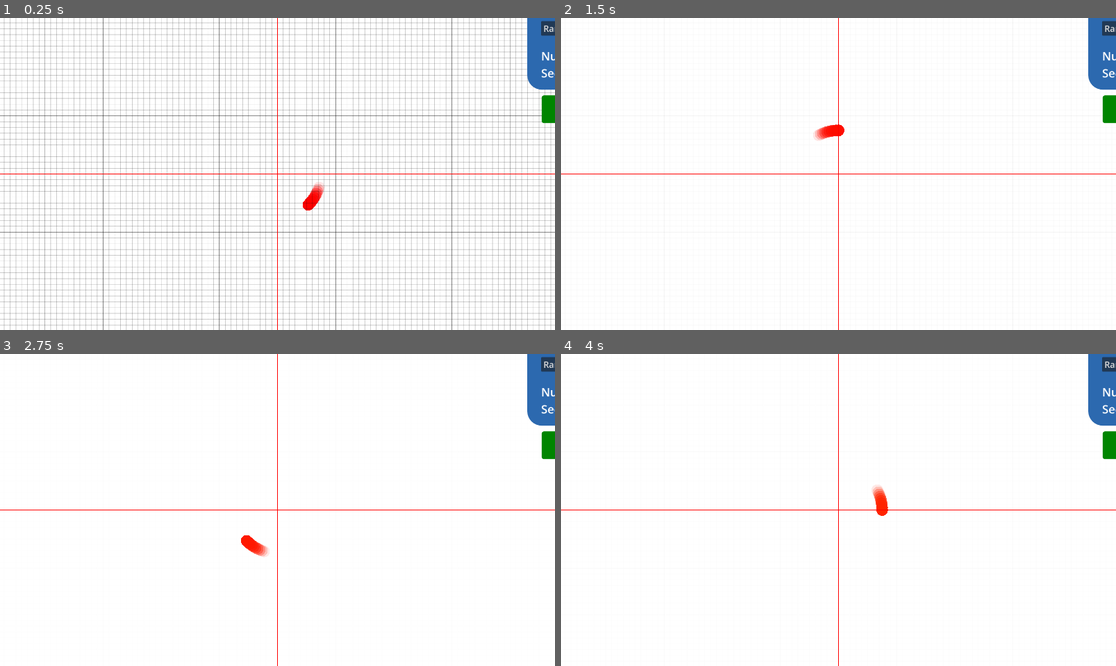
Above: before the commit, frames 1-4 (two rows, left to right).
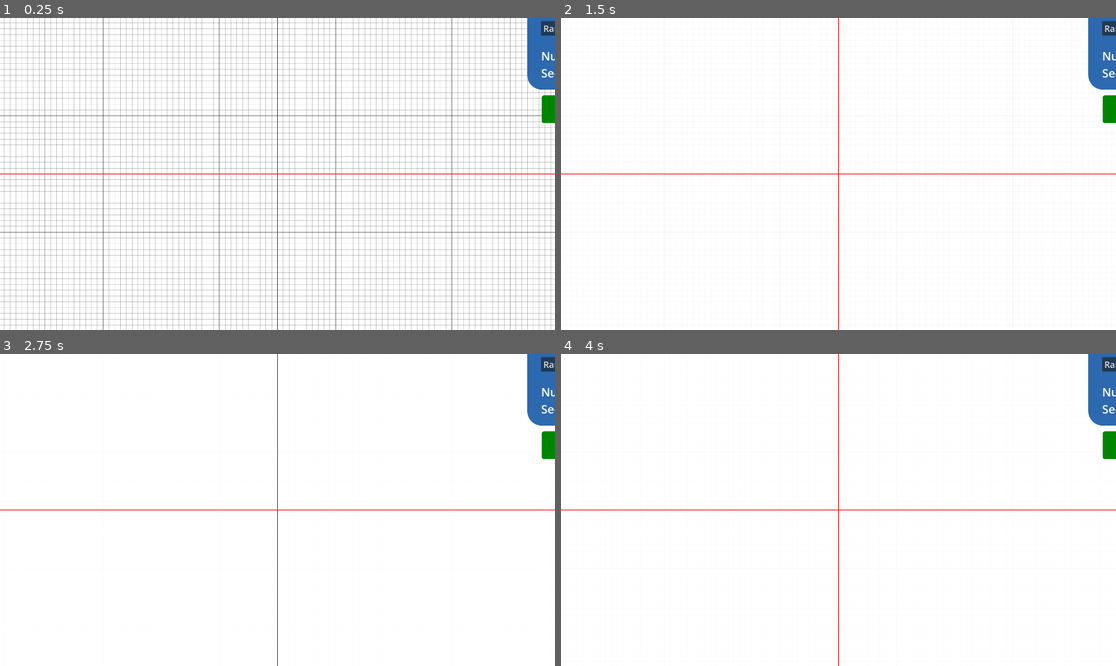
Above: after the commit, the same moments.

Repository: DawoodBhatti/procedural-landscapes
Game: Godot game, scene res://scenes/main.tscn
The game is run twice, just before and just after one commit, with the same random seed, the same clock (stepped at 60 frames per second) and the same inputs.
Inputs (mouse positions are in pixels of both pictures, inside the frame that each line leads up to):
- Up to frame 1 (0.25 s): no input
- Up to frame 2 (1.5 s): move the mouse to (960, 158) at 0.52 s; hold G (toggle_grid) 0.53-1.25 s; click (960, 158) at 0.67 s; drag from (727, 189) to (810, 236) at 1.27 s
- Up to frame 3 (2.75 s): move the mouse to (333, 441) at 2.02 s; hold G (toggle_grid) from 2.03 s (still down); click (333, 441) at 2.17 s
- Up to frame 4 (4 s): release G (toggle_grid) at 2.75 s; drag from (810, 572) to (672, 463) at 2.77 s; move the mouse to (1005, 556) at 3.52 s; hold G (toggle_grid) from 3.53 s (still down); click (1005, 556) at 3.67 s

The runs differ from the first frame. In frame 1, 0.2% of the frame differs, in the area x 54-59%, y 52-62%; in frame 2, 0.2%; in frame 3, 0.2%, in the area x 43-49%, y 58-66%; in frame 4, 0.2%.

Commit message:
architecure setup for generation requests

Diff:
--- a/2d-procedural-gen-pipeline/loading_wheel.gd
+++ b/2d-procedural-gen-pipeline/loading_wheel.gd
@@ -15,7 +15,6 @@
 func _ready():
 
 	position = get_viewport().size/2
-	start()
 
 
 func _process(delta):
--- a/2d-procedural-gen-pipeline/scenes/ShaderLoadingWheel.tscn
+++ b/2d-procedural-gen-pipeline/scenes/ShaderLoadingWheel.tscn
@@ -1,7 +1,7 @@
 [gd_scene load_steps=3 format=3 uid="uid://bvj0enkcxysjb"]
 
 [ext_resource type="Material" uid="uid://c21iaa48s4wnw" path="res://assets/shader_loading_wheel.tres" id="1_ein24"]
-[ext_resource type="Script" uid="uid://dplcca3eynfvu" path="res://scenes/shader_loading_wheel.gd" id="2_h33qx"]
+[ext_resource type="Script" uid="uid://dplcca3eynfvu" path="res://scripts/shader_loading_wheel.gd" id="2_h33qx"]
 
 [node name="ShaderLoadingWheel" type="ColorRect"]
 material = ExtResource("1_ein24")
--- /dev/null
+++ b/2d-procedural-gen-pipeline/scenes/gen_engine.tscn
@@ -0,0 +1,8 @@
+[gd_scene load_steps=2 format=3 uid="uid://b08ab5noniofc"]
+
+[ext_resource type="Script" uid="uid://dig7dwoa5h5yq" path="res://scripts/generation_engine.gd" id="1_16y7q"]
+
+[node name="GenEngine" type="Node"]
+script = ExtResource("1_16y7q")
+
+[node name="Distributions" type="Node" parent="."]
--- a/2d-procedural-gen-pipeline/scenes/generation_manager.gd
+++ /dev/null
@@ -1,5 +0,0 @@
-extends Node2D
-
-
-#GenerationManager will handle the procedural generation requests
-#it will interface between requests (from UI or system) and the calculations
--- a/2d-procedural-gen-pipeline/scenes/generation_manager.tscn
+++ b/2d-procedural-gen-pipeline/scenes/generation_manager.tscn
@@ -1,8 +1,13 @@
-[gd_scene load_steps=2 format=3 uid="uid://dd43syqtrpiep"]
+[gd_scene load_steps=4 format=3 uid="uid://dd43syqtrpiep"]
 
-[ext_resource type="Script" uid="uid://db6au17rexybr" path="res://scenes/generation_manager.gd" id="1_wn3rg"]
+[ext_resource type="Script" uid="uid://db6au17rexybr" path="res://scripts/generation_manager.gd" id="1_wn3rg"]
+[ext_resource type="PackedScene" uid="uid://b08ab5noniofc" path="res://scenes/gen_engine.tscn" id="2_ee6kr"]
+[ext_resource type="Script" uid="uid://cn33byaoh7gpt" path="res://scripts/request_resolver.gd" id="2_tfbtn"]
 
-[node name="GenerationManager" type="Node2D"]
+[node name="GenManager" type="Node"]
 script = ExtResource("1_wn3rg")
 
-[node name="Node" type="Node" parent="."]
+[node name="RequestResolver" type="Node" parent="."]
+script = ExtResource("2_tfbtn")
+
+[node name="GenEngine" parent="." instance=ExtResource("2_ee6kr")]
--- a/2d-procedural-gen-pipeline/scenes/main.tscn
+++ b/2d-procedural-gen-pipeline/scenes/main.tscn
@@ -1,10 +1,11 @@
-[gd_scene load_steps=6 format=3 uid="uid://cvtaho8gjmhbu"]
+[gd_scene load_steps=7 format=3 uid="uid://cvtaho8gjmhbu"]
 
 [ext_resource type="Script" uid="uid://6bm48auaklyx" path="res://scripts/camera_2d.gd" id="1_jyhfs"]
 [ext_resource type="PackedScene" uid="uid://bh844f1px8w0k" path="res://scenes/background.tscn" id="2_tbgi4"]
 [ext_resource type="PackedScene" uid="uid://ddt3y2gcsslnd" path="res://scenes/visual editor.tscn" id="4_o6xl0"]
 [ext_resource type="PackedScene" uid="uid://g4stigp2mou2" path="res://scenes/visual_effects_manager.tscn" id="4_tefeu"]
 [ext_resource type="PackedScene" uid="uid://dd43syqtrpiep" path="res://scenes/generation_manager.tscn" id="5_o6xl0"]
+[ext_resource type="PackedScene" uid="uid://67dwmi7bxog4" path="res://scenes/signal_manager.tscn" id="6_tefeu"]
 
 [node name="main" type="Node2D"]
 
@@ -18,4 +19,7 @@
 
 [node name="VisualEffectsManager" parent="." instance=ExtResource("4_tefeu")]
 
-[node name="GenerationManager" parent="." instance=ExtResource("5_o6xl0")]
+[node name="GenManager" parent="." instance=ExtResource("5_o6xl0")]
+
+[node name="SignalManager" parent="." instance=ExtResource("6_tefeu")]
+unique_name_in_owner = true
--- /dev/null
+++ b/2d-procedural-gen-pipeline/scenes/signal_manager.tscn
@@ -0,0 +1,6 @@
+[gd_scene load_steps=2 format=3 uid="uid://67dwmi7bxog4"]
+
+[ext_resource type="Script" uid="uid://dqm7ubtqa626v" path="res://scripts/signal_manager.gd" id="1_rbo0b"]
+
+[node name="SignalManager" type="Node"]
+script = ExtResource("1_rbo0b")
--- a/2d-procedural-gen-pipeline/scenes/visual editor.tscn
+++ b/2d-procedural-gen-pipeline/scenes/visual editor.tscn
@@ -2,9 +2,9 @@
 
 [ext_resource type="Script" uid="uid://bghuptbgk8wbb" path="res://scripts/dist_options.gd" id="1_3nhhm"]
 [ext_resource type="Script" uid="uid://ckgw2v8xenr0c" path="res://scripts/generation_options.gd" id="1_5hor1"]
-[ext_resource type="Script" uid="uid://dqm7ubtqa626v" path="res://scripts/signal_manager.gd" id="1_vgrvx"]
+[ext_resource type="Script" uid="uid://br5ituxfuefnp" path="res://scripts/position_manager.gd" id="1_83eeh"]
 [ext_resource type="Script" uid="uid://26dphkgxkor" path="res://scripts/state_manager.gd" id="3_mpv8h"]
-[ext_resource type="Script" uid="uid://cbes75v24bb2t" path="res://scripts/generation_panel.gd" id="3_mpykb"]
+[ext_resource type="Script" uid="uid://rejciowe8h0t" path="res://scripts/generate_button.gd" id="4_q4a4c"]
 
 [sub_resource type="StyleBoxFlat" id="StyleBoxFlat_fgmrb"]
 bg_color = Color(0.17143, 0.410496, 0.68628, 1)
@@ -21,15 +21,15 @@
 
 [node name="VisualEditor" type="Node2D"]
 
-[node name="SignalManager" type="Node" parent="."]
-unique_name_in_owner = true
-script = ExtResource("1_vgrvx")
+[node name="PositionManager" type="Node" parent="."]
+unique_name_in_owner = true
+script = ExtResource("1_83eeh")
 
 [node name="StateManager" type="Node" parent="."]
+unique_name_in_owner = true
 script = ExtResource("3_mpv8h")
 
 [node name="GenerationPanel" type="CanvasLayer" parent="."]
-script = ExtResource("3_mpykb")
 
 [node name="GenerationPhase" type="Panel" parent="GenerationPanel"]
 anchors_preset = 8
@@ -129,7 +129,7 @@
 [node name="RandomDist" type="CanvasLayer" parent="GenerationPanel/SeedingSegment"]
 unique_name_in_owner = true
 
-[node name="Seeding Properties" type="Panel" parent="GenerationPanel/SeedingSegment/RandomDist"]
+[node name="Parameters" type="Panel" parent="GenerationPanel/SeedingSegment/RandomDist"]
 anchors_preset = 8
 anchor_left = 0.5
 anchor_top = 0.5
@@ -145,7 +145,7 @@
 mouse_filter = 2
 theme_override_styles/panel = SubResource("StyleBoxFlat_mpv8h")
 
-[node name="Labels" type="VBoxContainer" parent="GenerationPanel/SeedingSegment/RandomDist/Seeding Properties"]
+[node name="Labels" type="VBoxContainer" parent="GenerationPanel/SeedingSegment/RandomDist/Parameters"]
 layout_mode = 0
 offset_left = 48.0
 offset_top = 16.0
@@ -153,21 +153,21 @@
 offset_bottom = 136.0
 mouse_filter = 0
 
-[node name="Number of Points" type="Label" parent="GenerationPanel/SeedingSegment/RandomDist/Seeding Properties/Labels"]
+[node name="NumPoints" type="Label" parent="GenerationPanel/SeedingSegment/RandomDist/Parameters/Labels"]
 layout_mode = 2
 size_flags_horizontal = 0
 mouse_filter = 0
 theme_override_font_sizes/font_size = 40
 text = "Num Points:  "
 
-[node name="Seed Number" type="Label" parent="GenerationPanel/SeedingSegment/RandomDist/Seeding Properties/Labels"]
+[node name="SeedNum" type="Label" parent="GenerationPanel/SeedingSegment/RandomDist/Parameters/Labels"]
 layout_mode = 2
 size_flags_horizontal = 0
 mouse_filter = 0
 theme_override_font_sizes/font_size = 40
 text = "Seed No:         "
 
-[node name="Seed" type="VBoxContainer" parent="GenerationPanel/SeedingSegment/RandomDist/Seeding Properties"]
+[node name="Values" type="VBoxContainer" parent="GenerationPanel/SeedingSegment/RandomDist/Parameters"]
 layout_mode = 0
 offset_left = 312.0
 offset_top = 16.0
@@ -175,15 +175,14 @@
 offset_bottom = 134.0
 mouse_filter = 0
 
-[node name="Number of Points" type="LineEdit" parent="GenerationPanel/SeedingSegment/RandomDist/Seeding Properties/Seed"]
-unique_name_in_owner = true
+[node name="NumPoints" type="LineEdit" parent="GenerationPanel/SeedingSegment/RandomDist/Parameters/Values"]
 layout_mode = 2
 size_flags_horizontal = 8
 theme_override_font_sizes/font_size = 35
 text = "100"
 max_length = 10
 
-[node name="Seed Number" type="LineEdit" parent="GenerationPanel/SeedingSegment/RandomDist/Seeding Properties/Seed"]
+[node name="SeedNum" type="LineEdit" parent="GenerationPanel/SeedingSegment/RandomDist/Parameters/Values"]
 layout_mode = 2
 size_flags_horizontal = 8
 theme_override_font_sizes/font_size = 35
@@ -205,8 +204,9 @@
 grow_vertical = 2
 theme_override_font_sizes/font_size = 40
 text = "Generate!"
+script = ExtResource("4_q4a4c")
 
 [connection signal="item_selected" from="GenerationPanel/GenerationPhase/VBoxContainer/GenOptions" to="GenerationPanel/GenerationPhase/VBoxContainer/GenOptions" method="_on_item_selected"]
 [connection signal="item_selected" from="GenerationPanel/SeedingSegment/DistributionType/VBoxContainer/DistTypes" to="GenerationPanel/SeedingSegment/DistributionType/VBoxContainer/DistTypes" method="_on_item_selected"]
-[connection signal="text_changed" from="GenerationPanel/SeedingSegment/RandomDist/Seeding Properties/Seed/Number of Points" to="." method="_on_seed_value_changed"]
-[connection signal="text_changed" from="GenerationPanel/SeedingSegment/RandomDist/Seeding Properties/Seed/Seed Number" to="." method="_on_seed_value_changed"]
+[connection signal="text_changed" from="GenerationPanel/SeedingSegment/RandomDist/Parameters/Values/NumPoints" to="." method="_on_seed_value_changed"]
+[connection signal="text_changed" from="GenerationPanel/SeedingSegment/RandomDist/Parameters/Values/SeedNum" to="." method="_on_seed_value_changed"]
--- a/2d-procedural-gen-pipeline/scenes/visual_effects_manager.tscn
+++ b/2d-procedural-gen-pipeline/scenes/visual_effects_manager.tscn
@@ -1,6 +1,6 @@
 [gd_scene load_steps=3 format=3 uid="uid://g4stigp2mou2"]
 
-[ext_resource type="Script" uid="uid://c68hmafe3mnxj" path="res://scenes/visual_effects_manager.gd" id="1_ncihy"]
+[ext_resource type="Script" uid="uid://c68hmafe3mnxj" path="res://scripts/visual_effects_manager.gd" id="1_ncihy"]
 [ext_resource type="PackedScene" uid="uid://23qp1q50i5nn" path="res://scenes/loading_wheel.tscn" id="2_dbdwf"]
 
 [node name="VisualEffectsManager" type="Node2D"]
--- a/2d-procedural-gen-pipeline/scripts/dist_options.gd
+++ b/2d-procedural-gen-pipeline/scripts/dist_options.gd
@@ -3,7 +3,7 @@
 #here we emit signals when different dist options are selected
 #and we also override the default text size for dropdown items
 
-@onready var signals = %SignalManager
+@onready var signals = get_tree().root.get_node("main/SignalManager")
 
 
 func _ready():
--- /dev/null
+++ b/2d-procedural-gen-pipeline/scripts/generate_button.gd
@@ -0,0 +1,57 @@
+extends Button
+
+@onready var signals = get_tree().root.get_node("main/SignalManager")
+@onready var state_manager = %StateManager
+
+#here we control the formatting for the go and back buttons
+func _ready() -> void:
+
+	connect("pressed", Callable(self, "_on_go_button_pressed"))
+	_apply_go_button_style()
+
+
+func _apply_go_button_style() -> void:
+	theme = null
+
+	var green_bg := Color("#008500")       # Semi-transparent dark green background
+	var green_text := Color("#008500")     # Semi-transparent bright green text
+	var grey_bg := Color("f8f8f8ff")          # Light grey background (unchanged)
+	var faded_green := Color("#008500")    # Very faded deep green
+
+	var normal := StyleBoxFlat.new()
+	normal.bg_color = green_bg
+	normal.corner_radius_top_left = 8
+	normal.corner_radius_top_right = 8
+	normal.corner_radius_bottom_left = 8
+	normal.corner_radius_bottom_right = 8
+
+	var hover := normal.duplicate()
+	hover.bg_color = grey_bg
+
+	var pressed := normal.duplicate()
+	pressed.bg_color = grey_bg
+
+	var disabled := normal.duplicate()
+	disabled.bg_color = faded_green
+
+	add_theme_stylebox_override("normal", normal)
+	add_theme_stylebox_override("hover", hover)
+	add_theme_stylebox_override("pressed", pressed)
+	add_theme_stylebox_override("disabled", disabled)
+
+	add_theme_font_override("font", ThemeDB.fallback_font)
+	add_theme_color_override("font_color", Color.WHITE)
+	add_theme_color_override("font_hover_color", green_text)
+	add_theme_color_override("font_pressed_color", green_text)
+	add_theme_color_override("font_disabled_color", Color(1, 1, 1, 0.5))
+
+
+#emit appropriate gen request signal
+func _on_go_button_pressed() -> void:
+
+	#find out what phase we are in, from the state manager
+	if state_manager.active_gen_phase == "Seeding":
+		if state_manager.active_sub_phase == "Random":
+			var num_points = int(%RandomDist.get_node("Parameters/Values/NumPoints").text)
+			var seed_num = int(%RandomDist.get_node("Parameters/Values/NumPoints").text)
+			signals.emit_logged("rand_dist_requested", [num_points, seed_num])
--- /dev/null
+++ b/2d-procedural-gen-pipeline/scripts/generation_engine.gd
@@ -0,0 +1,12 @@
+extends Node
+
+#here we hold the engine which runs calculations to supply to our pipeline e.g.:
+
+#the engine is written in c# for its superior performance over gdscript
+
+#distributions:
+	#random
+	#fibonacci
+	#poisson disk
+	#circular
+	#etc...
--- /dev/null
+++ b/2d-procedural-gen-pipeline/scripts/generation_manager.gd
@@ -0,0 +1,30 @@
+extends Node
+
+
+#GenerationManager will handle the procedural generation requests
+#it will interface between requests (from UI or system) and the GenEngine
+
+
+@onready var signals = get_tree().root.get_node("main/SignalManager")
+@onready var resolve = $RequestResolver
+
+func _ready() -> void:
+	signals.rand_dist_requested.connect(_on_rand_dist_requested)
+	pass
+
+
+func _on_rand_dist_requested(num_points: int, seed_num: int) -> void:
+
+	print("here we will confer with the req resolver")
+	print("to generate a random distribution")
+
+	if $RequestResolver.is_rand_dist_request_allowed(num_points, seed_num) == true:
+		print("allowed!")
+
+		#here we'll make the request to the GenEngine
+		#but a placeholder in the meantime is the loading wheel
+		$"../VisualEffectsManager".start_loading_wheel()
+	else:
+		#a placeholder in the meantime is the loading wheel turning off
+		$RequestResolver.currently_resolving = false
+		$"../VisualEffectsManager".stop_loading_wheel()
--- a/2d-procedural-gen-pipeline/scripts/generation_options.gd
+++ b/2d-procedural-gen-pipeline/scripts/generation_options.gd
@@ -3,7 +3,7 @@
 #here we emit signals when different phases are selected
 #and we also override the default text size for dropdown items
 
-@onready var signals = %SignalManager
+@onready var signals = get_tree().root.get_node("main/SignalManager")
 
 func _ready():
 	var popup = get_popup()
--- a/2d-procedural-gen-pipeline/scripts/generation_panel.gd
+++ /dev/null
@@ -1,53 +0,0 @@
-extends CanvasLayer
-
-@onready var generate_button: Button = $GenerateButton
-@onready var signals: Node = %SignalManager
-
-#here we control the formatting for the go and back buttons
-func _ready() -> void:
-
-	generate_button.connect("pressed", Callable(self, "_on_go_button_pressed"))
-	_apply_go_button_style()
-
-
-
-func _apply_go_button_style() -> void:
-	generate_button.theme = null
-
-	var green_bg := Color("#008500")       # Semi-transparent dark green background
-	var green_text := Color("#008500")     # Semi-transparent bright green text
-	var grey_bg := Color("f8f8f8ff")          # Light grey background (unchanged)
-	var faded_green := Color("#008500")    # Very faded deep green
-
-	var normal := StyleBoxFlat.new()
-	normal.bg_color = green_bg
-	normal.corner_radius_top_left = 8
-	normal.corner_radius_top_right = 8
-	normal.corner_radius_bottom_left = 8
-	normal.corner_radius_bottom_right = 8
-
-	var hover := normal.duplicate()
-	hover.bg_color = grey_bg
-
-	var pressed := normal.duplicate()
-	pressed.bg_color = grey_bg
-
-	var disabled := normal.duplicate()
-	disabled.bg_color = faded_green
-
-	generate_button.add_theme_stylebox_override("normal", normal)
-	generate_button.add_theme_stylebox_override("hover", hover)
-	generate_button.add_theme_stylebox_override("pressed", pressed)
-	generate_button.add_theme_stylebox_override("disabled", disabled)
-
-	generate_button.add_theme_font_override("font", ThemeDB.fallback_font)
-	generate_button.add_theme_color_override("font_color", Color.WHITE)
-	generate_button.add_theme_color_override("font_hover_color", green_text)
-	generate_button.add_theme_color_override("font_pressed_color", green_text)
-	generate_button.add_theme_color_override("font_disabled_color", Color(1, 1, 1, 0.5))
-
-
-
-func _on_go_button_pressed() -> void:
-
-	signals.emit_signal("generation_requested")
--- /dev/null
+++ b/2d-procedural-gen-pipeline/scripts/position_manager.gd
@@ -0,0 +1,30 @@
+extends Node
+
+#here we handle logic for item locations within the Generation panel group
+#such as the positioning of elements relative to one another
+
+@onready var random_dist_segment = %RandomDist
+@onready var generate_button = %GenerateButton
+
+# on screen positioning
+var random_dist_segment_position : Vector2
+
+func _ready() -> void:
+	random_dist_segment_position = get_node("../GenerationPanel/SeedingSegment/RandomDist/Parameters").position
+
+
+#update position and visiblity of gen button
+func _update_gen_button_state() -> void:
+	if random_dist_segment.visible == true:
+
+		print("we'll move the button below the random thing")
+		generate_button.visible = true
+		generate_button.set_position(random_dist_segment_position + Vector2(50,180))
+	else:
+		generate_button.visible = false
+
+
+## public apis ##
+
+func update_button_positions() -> void:
+	_update_gen_button_state()
--- /dev/null
+++ b/2d-procedural-gen-pipeline/scripts/request_resolver.gd
@@ -0,0 +1,20 @@
+extends Node
+
+var currently_resolving: bool = false
+
+func _ready() -> void:
+	pass
+
+
+## public apis ##
+
+func is_rand_dist_request_allowed( num_point: int, seed_num: int ) -> bool:
+
+	#is anything else currently resolving?
+	if currently_resolving == true:
+		return false
+
+	currently_resolving = true
+	#start the calculations...
+
+	return true
--- a/2d-procedural-gen-pipeline/scripts/signal_manager.gd
+++ b/2d-procedural-gen-pipeline/scripts/signal_manager.gd
@@ -7,15 +7,26 @@
 
 signal gen_phase_selected(new_phase: String)
 signal dist_type_selected(new_phase: String)
-signal generation_requested
+signal rand_dist_requested(num_points: int, seed_num: int)
 
 # ----------------------------
 # 📣 Emit wrapper with optional debug logging
 # ----------------------------
 func emit_logged(signal_name: String, arg: Variant = null) -> void:
 	if signal_detail >= 1:
-		var arg_str: String = ""
-
+		var arg_str := ""
+		match typeof(arg):
+			TYPE_NIL:
+				arg_str = ""
+			TYPE_ARRAY:
+				arg_str = ", ".join(arg.map(str))
+			TYPE_DICTIONARY:
+				var pairs := []
+				for key in arg.keys():
+					pairs.append("%s=%s" % [key, str(arg[key])])
+				arg_str = ", ".join(pairs)
+			_:
+				arg_str = str(arg)
 
 		print("[Signal] %s(%s)" % [signal_name, arg_str])
 
@@ -24,18 +35,27 @@
 			print_stack()
 			print("------------------------------")
 
-	# Actual emit
+	# Emit signal
 	match typeof(arg):
 		TYPE_NIL:
 			emit_signal(signal_name)
 		TYPE_ARRAY:
-			var arr: Array = arg as Array
+			var arr: Array = arg
 			match arr.size():
 				0: emit_signal(signal_name)
 				1: emit_signal(signal_name, arr[0])
 				2: emit_signal(signal_name, arr[0], arr[1])
 				3: emit_signal(signal_name, arr[0], arr[1], arr[2])
 				4: emit_signal(signal_name, arr[0], arr[1], arr[2], arr[3])
-				_: push_error("SignalBus.emit_logged: Too many arguments in array")
+				_: push_error("SignalBus.emit_logged: Too many arguments in array (%d)" % arr.size())
+		TYPE_DICTIONARY:
+			var values: Array = arg.values()
+			match values.size():
+				0: emit_signal(signal_name)
+				1: emit_signal(signal_name, values[0])
+				2: emit_signal(signal_name, values[0], values[1])
+				3: emit_signal(signal_name, values[0], values[1], values[2])
+				4: emit_signal(signal_name, values[0], values[1], values[2], values[3])
+				_: push_error("SignalBus.emit_logged: Too many arguments in dictionary (%d)" % values.size())
 		_:
 			emit_signal(signal_name, arg)
--- a/2d-procedural-gen-pipeline/scripts/state_manager.gd
+++ b/2d-procedural-gen-pipeline/scripts/state_manager.gd
@@ -1,72 +1,54 @@
 extends Node
 
-# This script manages the state of the visual editor
-# It listens for signals and updates UI segments visiblity and positions of buttons
-# based on selected phases and distribution types
+# This script manages the visibility state of elements within the visual editor.
+# It listens for signals and updates UI segments visibility based on selected
+# generation phases and distribution types.
 
-@onready var signals = %SignalManager
+@onready var signals = $"../../SignalManager"
 @onready var seeding_segment = %SeedingSegment
 @onready var random_dist_segment = %RandomDist
-@onready var generate_button = %GenerateButton
+@onready var position_manager = %PositionManager
 
-# Gen phase states
-var seeding_active = false
-var other_active = false
+# Track current generation phase and sub-phase
+var active_gen_phase: String = ""
+var active_sub_phase: String = ""
 
-var random_dist_segment_position : Vector2
-
-# Distribution type state
-var random_active = false
-var fibonacci_active = false
-var poisson_active = false
-var halton_active = false
-var circular_active = false
-
+# Optional: define known phases and sub-phases for validation or UI logic
+const GEN_PHASES = ["Seeding", "Connecting", "Other"]
+const SUB_PHASES = ["Random", "Fibonacci", "Poisson Disk", "Halton Sequence", "Circular"]
 
 func _ready() -> void:
-	random_dist_segment_position = get_node("../GenerationPanel/SeedingSegment/RandomDist/Seeding Properties").position
-
-	signals.dist_type_selected.connect(Callable(self, "_on_dist_type_selected"))
-	signals.gen_phase_selected.connect(Callable(self, "_on_gen_phase_selected"))
-
-	# Optionally trigger initial state update
+	signals.gen_phase_selected.connect(_on_gen_phase_selected)
+	signals.dist_type_selected.connect(_on_dist_type_selected)
 	update_editor_state()
 
 
-func _on_gen_phase_selected(item: String) -> void:
-	seeding_active = (item == "Seeding")
-	other_active = (item == "Other")
-
+func _on_gen_phase_selected(phase: String) -> void:
+	if phase in GEN_PHASES:
+		active_gen_phase = phase
+	else:
+		push_warning("Unknown generation phase: %s" % phase)
 	update_editor_state()
 
 
-func _on_dist_type_selected(item: String) -> void:
-	random_active = (item == "Random")
-	fibonacci_active = (item == "Fibonacci")
-	poisson_active = (item == "Poisson Disk")
-	halton_active = (item == "Halton Sequence")
-	circular_active = (item == "Circular")
-
+func _on_dist_type_selected(sub_phase: String) -> void:
+	if sub_phase in SUB_PHASES:
+		active_sub_phase = sub_phase
+	else:
+		push_warning("Unknown distribution type: %s" % sub_phase)
 	update_editor_state()
 
-#
+
 func update_editor_state() -> void:
-	# Update visibility and logic for each segment
-	seeding_segment.visible = seeding_active
-	seeding_segment.set_process(seeding_active)
+	# Seeding segment is only visible during the Seeding phase
+	var is_seeding = (active_gen_phase == "Seeding")
+	seeding_segment.visible = is_seeding
+	seeding_segment.set_process(is_seeding)
 
-	random_dist_segment.visible = (seeding_active && random_active)
-	random_dist_segment.set_process(seeding_active && random_active)
+	# Random distribution segment is only active during Seeding + Random
+	var is_random = (active_sub_phase == "Random")
+	random_dist_segment.visible = is_seeding and is_random
+	random_dist_segment.set_process(is_seeding and is_random)
 
-	update_gen_button_state()
-
-
-#update position and visiblity of gen button
-func update_gen_button_state() -> void:
-	if random_dist_segment.visible == true:
-
-		print("we'll move the button below the random thing")
-		generate_button.visible = true
-		generate_button.set_position(random_dist_segment_position + Vector2(50,180))
-	else:
-		generate_button.visible = false
+	# Update layout or button positions
+	position_manager.update_button_positions()
--- a/2d-procedural-gen-pipeline/scenes/visual_effects_manager.gd
+++ b/2d-procedural-gen-pipeline/scripts/visual_effects_manager.gd
@@ -8,3 +8,12 @@
 func _ready() -> void:
 	#offsets to set to the center
 	loading_wheel.position = Vector2(0,0)
+
+
+## public APIs ##
+func start_loading_wheel() -> void:
+	loading_wheel.start()
+
+
+func stop_loading_wheel() -> void:
+	loading_wheel.stop()
Empty file added: 2d-procedural-gen-pipeline/generation_panel.gd
Not shown, added: 2d-procedural-gen-pipeline/generation_panel.gd.uid
Not shown, added: 2d-procedural-gen-pipeline/scripts/generate_button.gd.uid
Not shown, added: 2d-procedural-gen-pipeline/scripts/generation_engine.gd.uid
Renamed: 2d-procedural-gen-pipeline/scenes/generation_manager.gd.uid -> 2d-procedural-gen-pipeline/scripts/generation_manager.gd.uid
Not shown, added: 2d-procedural-gen-pipeline/scripts/position_manager.gd.uid
Not shown, added: 2d-procedural-gen-pipeline/scripts/request_resolver.gd.uid
Renamed: 2d-procedural-gen-pipeline/scenes/shader_loading_wheel.gd -> 2d-procedural-gen-pipeline/scripts/shader_loading_wheel.gd
Renamed: 2d-procedural-gen-pipeline/scenes/shader_loading_wheel.gd.uid -> 2d-procedural-gen-pipeline/scripts/shader_loading_wheel.gd.uid
Renamed: 2d-procedural-gen-pipeline/scenes/visual_effects_manager.gd.uid -> 2d-procedural-gen-pipeline/scripts/visual_effects_manager.gd.uid
